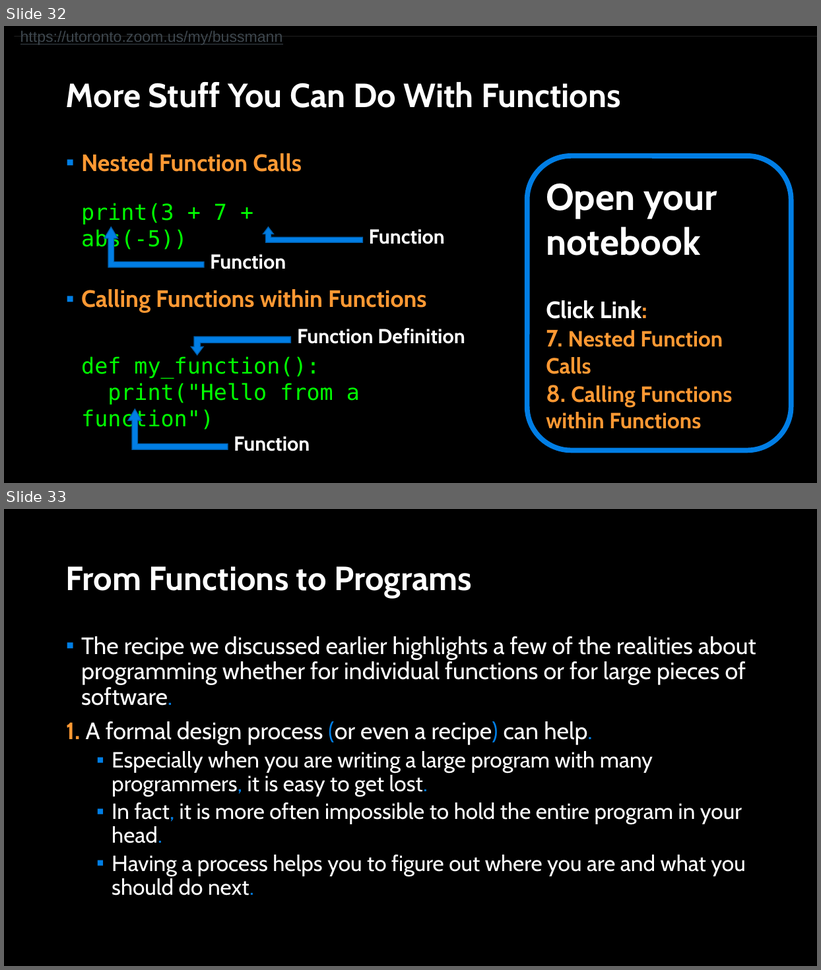
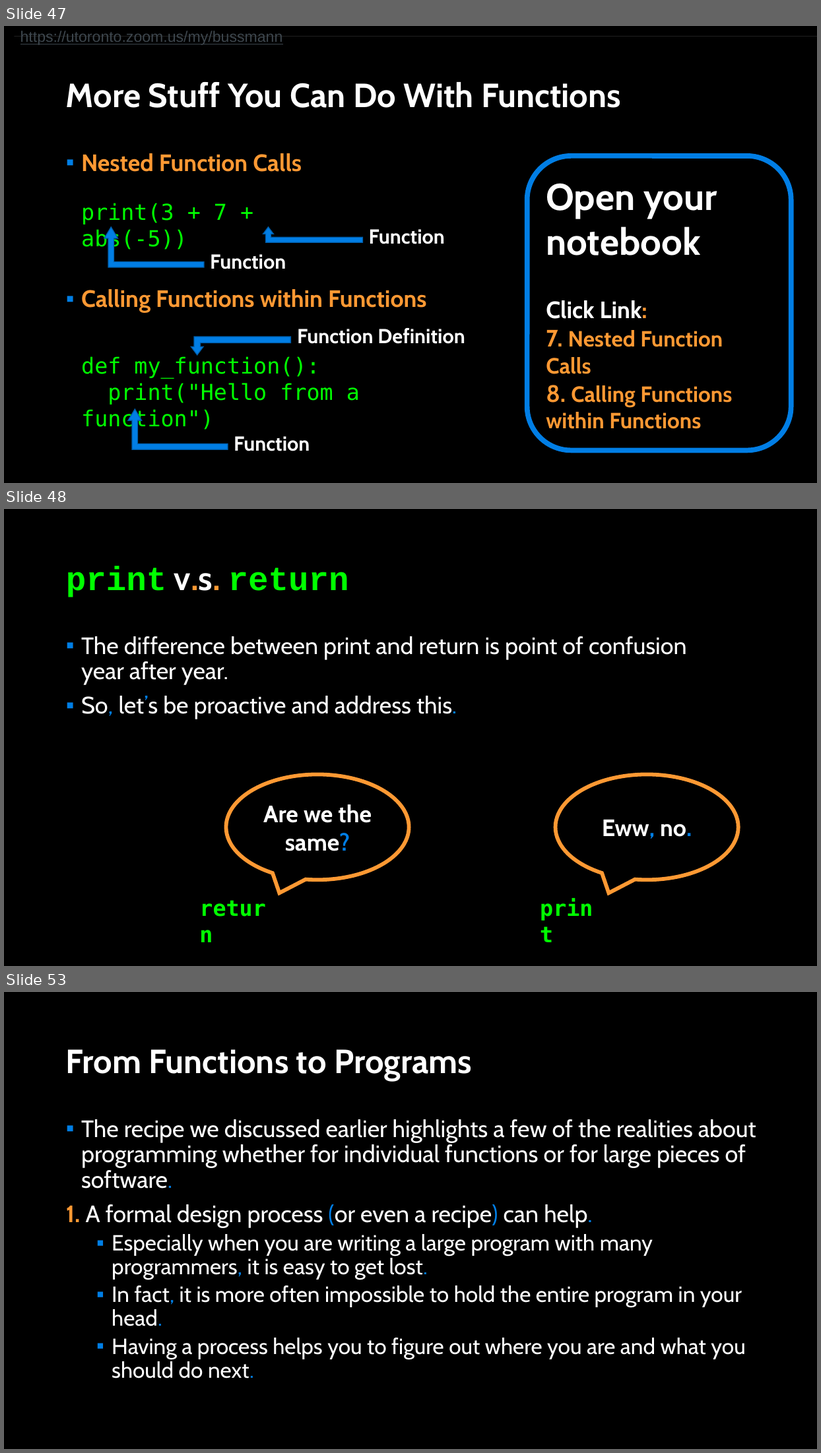
Before and after one commit to APS106/APS106-winter-2023-kinsella-goodfellow, a slide deck: lectures/week2/lecture2/slides/week2_lecture2.pptx. Shown one above the other, each under a label of ours: slides 32 and 33 before the commit, slides 47, 48 and 53 after it; the slides between them are not shown. The pictures are 821x970 and 821x1453 pixels, drawn with LibreOffice and Linux fonts; fonts in the diff are those of the drawing; background and template pictures are left out. Boxes give left, top, right and bottom in pixels: in the first picture for what was removed or moved away, otherwise in the second. Text is boxed around its words. In the diff, an @@ line names an element or a change of style, - is before the commit and + after.

```diff
--- a/lectures/week2/lecture2/slides/week2_lecture2.pptx
+++ b/lectures/week2/lecture2/slides/week2_lecture2.pptx
@@ slide 48 added at bbox=[4, 509, 817, 966], background picture (left out) @@
@@ title added at bbox=[66, 566, 349, 597], 39.6 pt, text #00FF00, bold @@
+print v.s. return
@@ text added at bbox=[81, 636, 687, 720], 28 pt, text #FFFFFF @@
+▪ The difference between print and return is point of confusion year after year.
+▪ So, let’s be proactive and address this.
@@ speech bubble added at bbox=[226, 775, 409, 881], outline #FF9933 4.5 pt, 28 pt, text #FFFFFF, bold @@
+Are we the same?
@@ speech bubble added at bbox=[556, 775, 739, 881], outline #FF9933 4.5 pt, 28 pt, text #FFFFFF, bold @@
+Eww, no.
@@ text added at bbox=[193, 891, 279, 924], 26 pt, text #00FF00, bold @@
+return
@@ text added at bbox=[534, 891, 607, 924], 26 pt, text #00FF00, bold @@
+print
@@ what was slide 32 is now slide 47 @@
@@ what was slide 33 is now slide 53 @@
```
Also in this commit, not shown: 8 slides changed, 19 other slides added, 3 other files.
